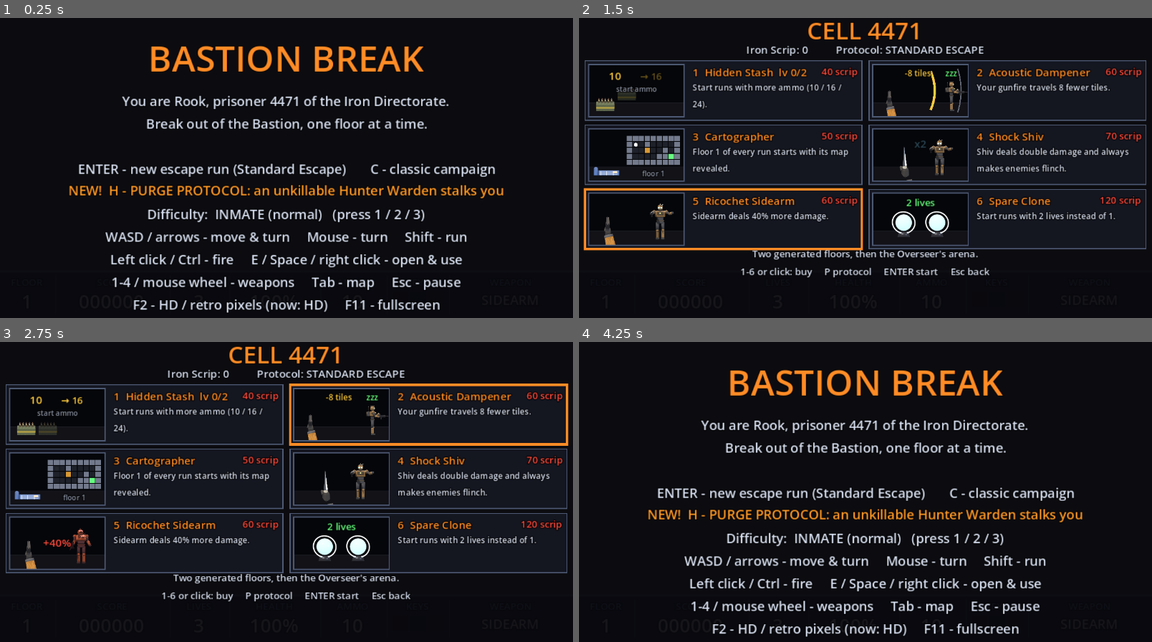
Above: before the commit, frames 1-4 (two rows, left to right).
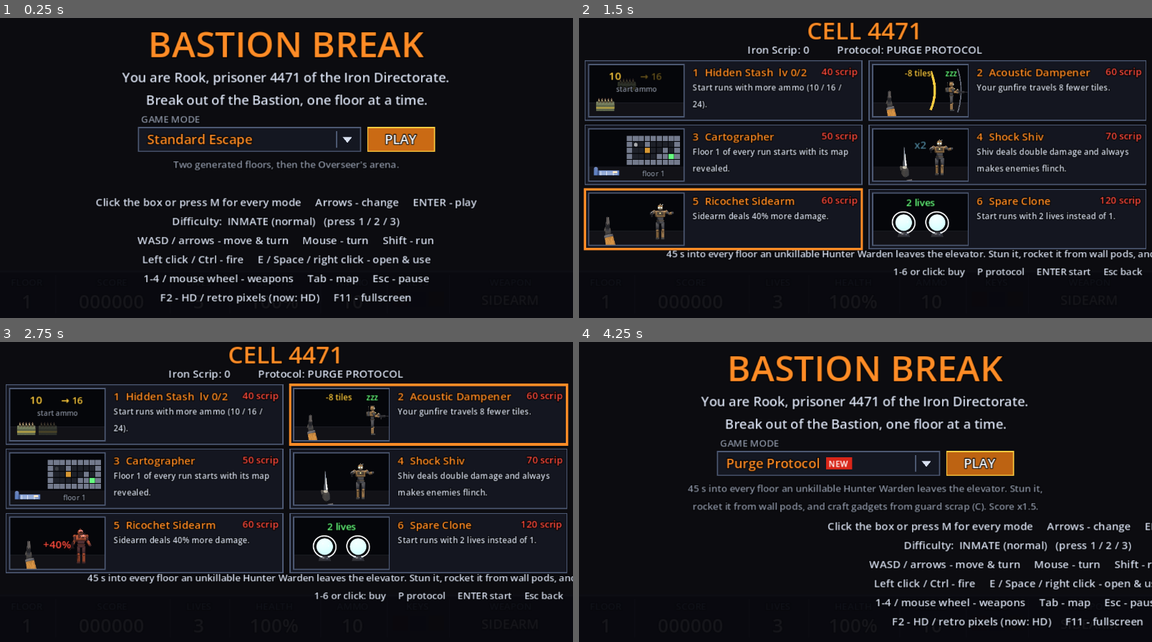
Above: after the commit, the same moments.

Repository: marse337/bastion-break
Game: Godot game, scene res://scenes/main.tscn
The game is run twice, just before and just after one commit, with the same random seed, the same clock (stepped at 60 frames per second) and the same inputs.
Inputs (mouse positions are in pixels of both pictures, inside the frame that each line leads up to):
- Up to frame 1 (0.25 s): no input
- Up to frame 2 (1.5 s): tap M at 0.5 s; move the mouse to (991, 141) at 0.52 s; hold D (strafe_right) 0.53-1.25 s; hold Enter (confirm) 0.53-1.25 s; click (991, 141) at 0.67 s; tap Space at 0.77, 1.07 s; tap C (craft) at 0.8 s; drag from (750, 174) to (836, 222) at 1.27 s
- Up to frame 3 (2.75 s): move the mouse to (343, 411) at 2.02 s; hold D (strafe_right) from 2.03 s (still down); hold Shift (run) from 2.03 s (still down); click (343, 411) at 2.17 s; tap E (use) at 2.3 s
- Up to frame 4 (4.25 s): release D (strafe_right) at 2.75 s; release Shift (run) at 2.75 s; drag from (836, 546) to (693, 432) at 2.77 s; move the mouse to (1037, 528) at 3.52 s; hold A (strafe_left) from 3.53 s (still down); tap M at 3.6 s; click (1037, 528) at 3.67 s; tap Space at 3.77, 4.07 s; tap H at 3.8 s; tap Escape (pause) at 4.15 s

The runs differ from the first frame. In frame 1, 18% of the frame differs, in the area x 12-88%, y 4-99%; in frame 2, 2.8%; in frame 3, 2.7%; in frame 4, 19%, in the area x 12-100%, y 4-99%.

Commit message:
Replace the title screen's mode shortcuts with a GAME MODE dropdown
Co-Authored-By: Claude Opus 5.5 <noreply@anthropic.com>

Diff:
--- a/scripts/game_state.gd
+++ b/scripts/game_state.gd
@@ -120,6 +120,8 @@
 var protocol := "escape"
 ## The protocol picked in the Cell (saved between sessions).
 var protocol_choice := "escape"
+## The title screen's game mode can also be the classic campaign.
+var classic_choice := false
 ## Daily Lockdown: score multiplier and the best score per day.
 var score_mult := 1.0
 var daily_best := {}
@@ -152,6 +154,7 @@
 		protocol_choice = cfg.get_value("game", "protocol", "escape")
 		if not PROTOCOLS.has(protocol_choice):
 			protocol_choice = "escape"
+		classic_choice = cfg.get_value("game", "classic", false)
 	var meta := ConfigFile.new()
 	if meta.load(META_PATH) == OK:
 		scrip = meta.get_value("meta", "scrip", 0)
@@ -164,6 +167,7 @@
 	cfg.set_value("display", "retro", retro)
 	cfg.set_value("game", "difficulty", difficulty)
 	cfg.set_value("game", "protocol", protocol_choice)
+	cfg.set_value("game", "classic", classic_choice)
 	cfg.save(SETTINGS_PATH)
 
 
--- a/scripts/hud.gd
+++ b/scripts/hud.gd
@@ -24,7 +24,7 @@
 var screen_title: Label
 var screen_body: Label
 var screen_foot: Label
-var title_badge: Label
+var mode_select: ModeSelect
 var perk_cards: PerkCards
 var upgrade_cards: UpgradeCards
 var craft_cards: CraftCards
@@ -96,10 +96,10 @@
 	screen_body.autowrap_mode = TextServer.AUTOWRAP_WORD_SMART
 	screen_foot = _label(screen, Vector2(0, H - 42), Vector2(W, 14), 10, Color(0.85, 0.88, 0.95))
 	screen_foot.horizontal_alignment = HORIZONTAL_ALIGNMENT_CENTER
-	# Title screen: the orange "NEW! Purge Protocol" line, on a blank body line.
-	title_badge = _label(screen, Vector2(0, 155), Vector2(W, 16), 11, Color(1.0, 0.6, 0.15))
-	title_badge.horizontal_alignment = HORIZONTAL_ALIGNMENT_CENTER
-	title_badge.visible = false
+	# Title screen: game mode dropdown and PLAY button. Added last so its
+	# open list draws over the help text.
+	mode_select = ModeSelect.new()
+	screen.add_child(mode_select)
 	perk_cards = PerkCards.new()
 	perk_cards.position.y = 58
 	screen.add_child(perk_cards)
@@ -243,17 +243,23 @@
 	upgrade_cards.visible = false
 	craft_cards.visible = false
 	screen_foot.text = ""
-	title_badge.visible = false
+	mode_select.visible = false
 	screen_foot.position.y = H - 42
 	screen_foot.size.y = 14
 	screen_foot.add_theme_font_size_override("font_size", 10)
 	screen.visible = true
 
 
-## The orange call-out line on the title screen.
-func show_title_badge(text: String) -> void:
-	title_badge.text = text
-	title_badge.visible = true
+## Title screen: story, the game mode dropdown, then difficulty and help.
+func show_title(story: String, mode: String, help: String) -> void:
+	show_screen("BASTION BREAK", story)
+	screen_title.position.y = 18
+	screen_body.position.y = 60
+	screen_foot.text = help
+	screen_foot.position.y = 166
+	screen_foot.size.y = 80
+	screen_foot.add_theme_font_size_override("font_size", 9)
+	mode_select.show_mode(mode)
 
 
 ## The perk picker: title, one line of context, then animated cards.
--- a/scripts/main.gd
+++ b/scripts/main.gd
@@ -131,6 +131,8 @@
 		start_classic(clampi(start_level, 0, Levels.LEVELS.size() - 1))
 	else:
 		show_title()
+		if "--modes-open" in _args:
+			hud.mode_select.toggle()
 
 
 func _setup_input() -> void:
@@ -174,17 +176,39 @@
 	_free_world()
 	state = "title"
 	Input.mouse_mode = Input.MOUSE_MODE_VISIBLE
-	hud.show_screen("BASTION BREAK",
+	hud.show_title(
 		"You are Rook, prisoner 4471 of the Iron Directorate.\n" +
-		"Break out of the Bastion, one floor at a time.\n\n" +
-		(_touch_help() if TouchControls.active else _keyboard_help()))
-	hud.show_title_badge(("NEW!  %s PURGE PROTOCOL: an unkillable Hunter Warden stalks you") %
-		("tap" if TouchControls.active else "H -"))
+		"Break out of the Bastion, one floor at a time.",
+		"classic" if Game.classic_choice else Game.protocol_choice,
+		_touch_help() if TouchControls.active else _keyboard_help())
+	if not hud.mode_select.play_pressed.is_connected(_play_mode):
+		hud.mode_select.play_pressed.connect(_play_mode)
+		hud.mode_select.changed.connect(_on_mode_changed)
+
+
+## The title dropdown picked a mode: remember it.
+func _on_mode_changed() -> void:
+	var m := hud.mode_select.mode()
+	Game.classic_choice = m == "classic"
+	if m != "classic":
+		Game.protocol_choice = m
+	Game.save_settings()
+	play_sfx("pickup")
+
+
+## PLAY on the title: the classic campaign starts at once; escape runs go
+## through Rook's cell first.
+func _play_mode() -> void:
+	if state != "title":
+		return
+	if hud.mode_select.mode() == "classic":
+		start_classic(0)
+	else:
+		show_cell()
 
 
 func _keyboard_help() -> String:
-	return ("ENTER - new escape run (%s)       C - classic campaign\n" % Game.PROTOCOLS[Game.protocol_choice][0] +
-		"\n" +  # the orange Purge line (hud.title_badge) sits here
+	return ("Click the box or press M for every mode     Arrows - change     ENTER - play\n" +
 		"Difficulty:  %s   (press 1 / 2 / 3)\n" % Game.DIFFICULTY_NAMES[Game.difficulty] +
 		"WASD / arrows - move & turn     Mouse - turn     Shift - run\n" +
 		"Left click / Ctrl - fire     E / Space / right click - open & use\n" +
@@ -193,7 +217,7 @@
 
 
 func _touch_help() -> String:
-	return ("Escape run: %s\n\n" % Game.PROTOCOLS[Game.protocol_choice][0] +
+	return ("Tap the game mode box to see every mode\n" +
 		"Difficulty:  %s\n\n" % Game.DIFFICULTY_NAMES[Game.difficulty] +
 		"Left thumb: move (push far to run)     Right side: drag to turn\n" +
 		"Tap the map to enlarge it")
@@ -631,16 +655,20 @@
 	var num := _number_pressed(event)
 	match state:
 		"title":
+			var ms := hud.mode_select
+			var key: int = event.physical_keycode if event is InputEventKey and event.pressed else 0
 			if event.is_action_pressed("confirm"):
-				show_cell()
-			elif event is InputEventKey and event.pressed and event.physical_keycode == KEY_C:
+				ms.confirm()
+			elif event.is_action_pressed("pause") and ms.open:
+				ms.close()
+			elif key in [KEY_UP, KEY_W, KEY_LEFT, KEY_A]:
+				ms.step(-1)
+			elif key in [KEY_DOWN, KEY_S, KEY_RIGHT, KEY_D]:
+				ms.step(1)
+			elif key in [KEY_M, KEY_SPACE] and not event.echo:
+				ms.toggle()
+			elif key == KEY_C and not event.echo:
 				start_classic(0)
-			elif event is InputEventKey and event.pressed and not event.echo and event.physical_keycode == KEY_H:
-				# Shortcut to the Purge Protocol: pick it and go to the Cell.
-				Game.protocol_choice = "purge"
-				Game.save_settings()
-				play_sfx("pickup")
-				show_cell()
 			elif num >= 0 and num < 3:
 				Game.difficulty = num
 				Game.save_settings()
--- /dev/null
+++ b/scripts/mode_select.gd
@@ -0,0 +1,232 @@
+class_name ModeSelect
+extends Control
+## Title screen game mode picker: a dropdown box showing the chosen mode,
+## a PLAY button, and the mode's description. Clicking the box (or M / Space)
+## opens a list of every mode with a one-line summary.
+
+signal play_pressed
+signal changed
+
+const MODES := ["escape", "purge", "ghost", "gauntlet", "scramble", "daily", "classic"]
+const SUMMARY := {
+	"escape": "Roguelite run: 2 generated floors, then the Overseer",
+	"purge": "An unkillable Hunter Warden stalks every floor",
+	"ghost": "No ammo - free every hostage to open the exit",
+	"gauntlet": "Endless small floors - how deep can you get?",
+	"scramble": "Random prototype guns issued every floor",
+	"daily": "Today's seed, the same for everyone",
+	"classic": "The handcrafted campaign floors, no Cell or perks",
+}
+const CLASSIC_DESC := "The original handmade floors in order, with no Cell upgrades or perks. Score carries from floor to floor."
+
+const Y := 110.0
+const BOX := Rect2(116, Y, 186, 20)
+const PLAY := Rect2(308, Y, 56, 20)
+const ROW_H := 17.0
+const LIST_X := 90.0
+const LIST_W := 300.0
+
+const C_PANEL := Color(0.08, 0.09, 0.13, 0.98)
+const C_EDGE := Color(0.3, 0.35, 0.45)
+const C_HOT := Color(1, 0.55, 0.15)
+const C_GOLD := Color(1.0, 0.8, 0.25)
+const C_DIM := Color(0.55, 0.58, 0.65)
+const C_TEXT := Color(0.85, 0.88, 0.95)
+
+var open := false
+var index := 0
+var hover := -1
+var _font: Font
+var _list: Control
+var desc: Label
+var _t := 0.0
+
+
+func _ready() -> void:
+	_font = ThemeDB.fallback_font
+	size = Vector2(Hud.W, Hud.H)
+	mouse_filter = Control.MOUSE_FILTER_STOP
+	desc = Label.new()
+	desc.position = Vector2(80, Y + 25)
+	desc.size = Vector2(Hud.W - 160, 24)
+	desc.horizontal_alignment = HORIZONTAL_ALIGNMENT_CENTER
+	desc.autowrap_mode = TextServer.AUTOWRAP_WORD_SMART
+	desc.add_theme_font_size_override("font_size", 8)
+	desc.add_theme_color_override("font_color", C_DIM)
+	desc.add_theme_color_override("font_outline_color", Color.BLACK)
+	desc.add_theme_constant_override("outline_size", 3)
+	desc.mouse_filter = Control.MOUSE_FILTER_IGNORE
+	add_child(desc)
+	# The open list is its own child so it draws over the labels below it.
+	_list = Control.new()
+	_list.size = size
+	_list.mouse_filter = Control.MOUSE_FILTER_IGNORE
+	_list.draw.connect(_draw_list)
+	add_child(_list)
+	visible = false
+
+
+func mode() -> String:
+	return MODES[index]
+
+
+func show_mode(id: String) -> void:
+	index = maxi(MODES.find(id), 0)
+	open = false
+	visible = true
+	_refresh()
+
+
+func _refresh() -> void:
+	desc.text = CLASSIC_DESC if mode() == "classic" else Game.PROTOCOLS[mode()][1]
+	desc.visible = not open
+	queue_redraw()
+	_list.queue_redraw()
+
+
+## Step the chosen mode (closed) or the highlighted row (open).
+func step(d: int) -> void:
+	if open:
+		hover = posmod((hover if hover >= 0 else index) + d, MODES.size())
+		_refresh()
+	else:
+		index = posmod(index + d, MODES.size())
+		changed.emit()
+		_refresh()
+
+
+func toggle() -> void:
+	open = not open
+	hover = index if open else -1
+	_refresh()
+
+
+func close() -> void:
+	open = false
+	hover = -1
+	_refresh()
+
+
+## Enter: pick the highlighted row if the list is open, else play.
+func confirm() -> void:
+	if open:
+		_pick(hover if hover >= 0 else index)
+	else:
+		play_pressed.emit()
+
+
+func _pick(i: int) -> void:
+	index = i
+	close()
+	changed.emit()
+
+
+func _row_rect(i: int) -> Rect2:
+	return Rect2(LIST_X, BOX.end.y + 2 + i * ROW_H, LIST_W, ROW_H)
+
+
+func _row_at(p: Vector2) -> int:
+	for i in MODES.size():
+		if _row_rect(i).has_point(p):
+			return i
+	return -1
+
+
+## A tap or click at `p` (screen coordinates). Returns true if it hit something.
+func tap(p: Vector2) -> bool:
+	if open:
+		var r := _row_at(p)
+		if r >= 0:
+			_pick(r)
+		else:
+			close()
+		return true
+	if BOX.grow(3).has_point(p):
+		toggle()
+		return true
+	if PLAY.grow(3).has_point(p):
+		play_pressed.emit()
+		return true
+	return false
+
+
+func _gui_input(event: InputEvent) -> void:
+	if event is InputEventMouseMotion and open:
+		var r := _row_at(event.position)
+		if r >= 0 and r != hover:
+			hover = r
+			_list.queue_redraw()
+	elif event is InputEventMouseButton and event.pressed:
+		if event.button_index == MOUSE_BUTTON_LEFT:
+			tap(event.position)
+		elif event.button_index == MOUSE_BUTTON_WHEEL_UP:
+			step(-1)
+		elif event.button_index == MOUSE_BUTTON_WHEEL_DOWN:
+			step(1)
+		accept_event()
+
+
+func _process(delta: float) -> void:
+	if visible:
+		_t += delta
+		queue_redraw()
+
+
+func _name(id: String) -> String:
+	return "Classic Campaign" if id == "classic" else Game.PROTOCOLS[id][0]
+
+
+func _text(s: String, p: Vector2, fsize: int, c: Color, align := HORIZONTAL_ALIGNMENT_LEFT, w := -1.0, on: CanvasItem = self) -> void:
+	on.draw_string_outline(_font, p, s, align, w, fsize, 3, Color.BLACK)
+	on.draw_string(_font, p, s, align, w, fsize, c)
+
+
+func _draw() -> void:
+	_text("GAME MODE", Vector2(BOX.position.x + 2, BOX.position.y - 4), 8, C_DIM)
+	# The dropdown box.
+	draw_rect(BOX, C_PANEL)
+	draw_rect(BOX, C_HOT if open else C_EDGE, false, 1.0)
+	_text(_name(mode()), Vector2(BOX.position.x + 7, BOX.position.y + 14), 11, C_HOT)
+	if mode() == "purge":
+		_badge(Vector2(BOX.position.x + 7 + _font.get_string_size(_name(mode()), 0, -1, 11).x + 5, BOX.position.y + 5))
+	var ax := BOX.end.x - 11
+	var ay := BOX.position.y + 10
+	var arrow := PackedVector2Array([Vector2(ax - 4, ay - 2), Vector2(ax + 4, ay - 2), Vector2(ax, ay + 3)]) if not open \
+		else PackedVector2Array([Vector2(ax - 4, ay + 2), Vector2(ax + 4, ay + 2), Vector2(ax, ay - 3)])
+	draw_colored_polygon(arrow, C_TEXT)
+	draw_line(Vector2(ax - 9, BOX.position.y + 3), Vector2(ax - 9, BOX.end.y - 3), C_EDGE, 1.0)
+	# PLAY button, gently pulsing.
+	var glow := 0.75 + 0.25 * sin(_t * 4.0)
+	draw_rect(PLAY, Color(0.55, 0.28, 0.05).lerp(Color(0.8, 0.42, 0.08), glow))
+	draw_rect(PLAY, C_GOLD, false, 1.0)
+	_text("PLAY", Vector2(PLAY.position.x, PLAY.position.y + 14), 11, Color.WHITE, HORIZONTAL_ALIGNMENT_CENTER, PLAY.size.x)
+	_list.queue_redraw()
+
+
+func _badge(p: Vector2, on: CanvasItem = self) -> void:
+	var r := Rect2(p, Vector2(22, 10))
+	on.draw_rect(r, Color(0.85, 0.15, 0.1))
+	on.draw_string(_font, Vector2(p.x, p.y + 8), "NEW", HORIZONTAL_ALIGNMENT_CENTER, r.size.x, 7, Color.WHITE)
+
+
+func _draw_list() -> void:
+	if not open:
+		return
+	var all := Rect2(LIST_X, BOX.end.y + 2, LIST_W, ROW_H * MODES.size())
+	_list.draw_rect(all.grow(1), Color(0, 0, 0, 0.9))
+	_list.draw_rect(all, C_PANEL)
+	for i in MODES.size():
+		var r := _row_rect(i)
+		var id: String = MODES[i]
+		if i == hover:
+			_list.draw_rect(r, Color(0.35, 0.2, 0.05))
+		if i == index:
+			_list.draw_rect(Rect2(r.position, Vector2(2, r.size.y)), C_HOT)
+		if i > 0:
+			_list.draw_line(r.position, Vector2(r.end.x, r.position.y), Color(0.18, 0.2, 0.26), 1.0)
+		var nc := C_HOT if i == index else C_TEXT
+		_text(_name(id), Vector2(r.position.x + 7, r.position.y + 12), 9, nc, HORIZONTAL_ALIGNMENT_LEFT, -1.0, _list)
+		if id == "purge":
+			_badge(Vector2(r.position.x + 7 + _font.get_string_size(_name(id), 0, -1, 9).x + 4, r.position.y + 4), _list)
+		_text(SUMMARY[id], Vector2(r.position.x + 108, r.position.y + 11), 7, C_DIM, HORIZONTAL_ALIGNMENT_LEFT, -1.0, _list)
+	_list.draw_rect(all, C_HOT, false, 1.0)
--- a/scripts/touch_controls.gd
+++ b/scripts/touch_controls.gd
@@ -99,6 +99,8 @@
 func _touch_down(i: int, p: Vector2) -> void:
 	if not _playing():
 		_touches[i] = ""
+		if main.state == "title" and main.hud.mode_select.tap(p):
+			return
 		for m in _menu.size():
 			if (_menu[m].rect as Rect2).grow(3).has_point(p):
 				_pressed_menu = m
@@ -240,7 +242,7 @@
 	var items: Array = []
 	match main.state:
 		"title":
-			items = [["ESCAPE RUN", KEY_ENTER], ["PURGE", KEY_H], ["CLASSIC", KEY_C], ["EASY", KEY_1], ["NORMAL", KEY_2], ["HARD", KEY_3]]
+			items = [["PLAY", KEY_ENTER], ["EASY", KEY_1], ["NORMAL", KEY_2], ["HARD", KEY_3]]
 		"cell":
 			for n in Game.UPGRADE_ORDER.size():
 				items.append(["BUY %d" % (n + 1), KEY_1 + n])
Not shown, added: scripts/mode_select.gd.uid
